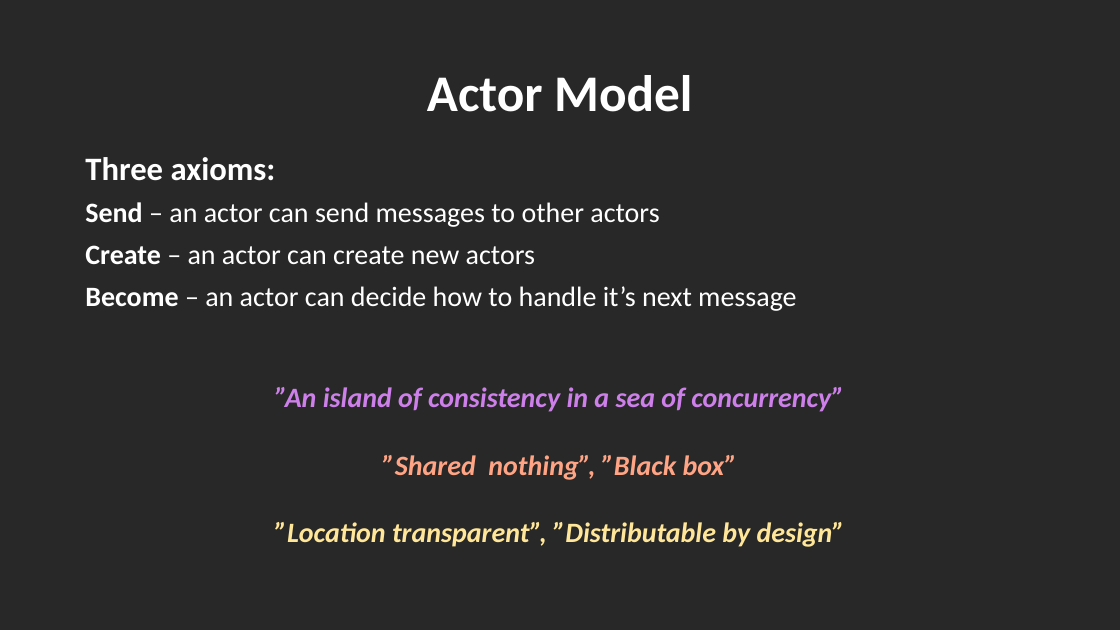
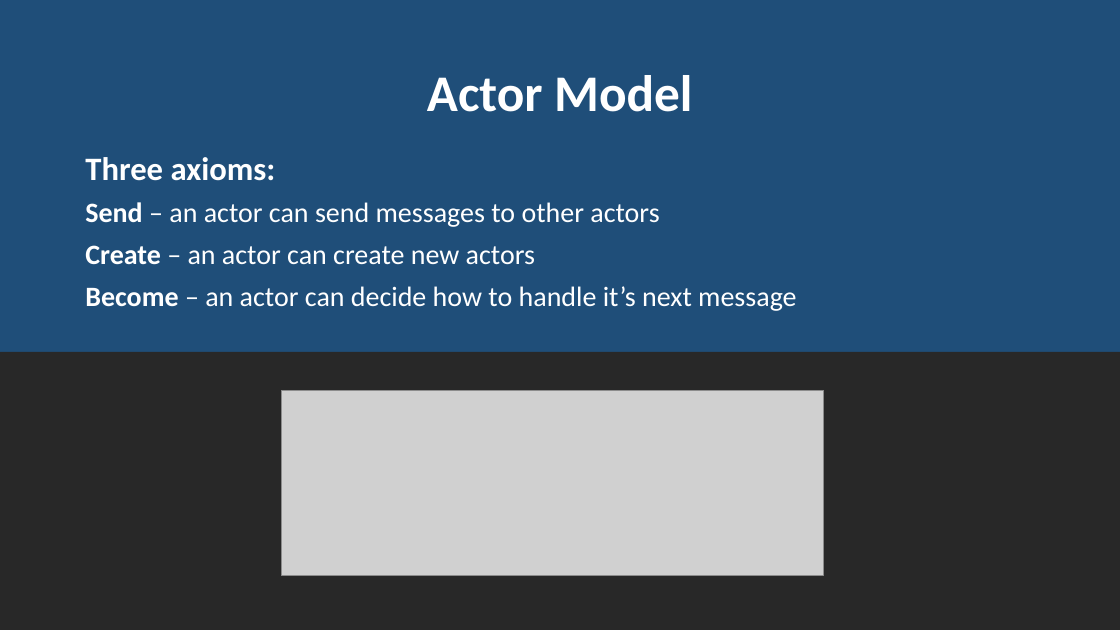
Before and after one commit to rogeralsing/Presentations, a slide deck: slide 5 of ProtoActor/QConSP/protoactor.pptx. Drawn at 1120x630 pixels with LibreOffice and Linux fonts; fonts in the diff are those of the drawing; grey boxes stand for pictures. Boxes give left, top, right and bottom in pixels: in the first picture for what was removed or moved away, otherwise in the second. Text is boxed around its words. In the diff, an @@ line names an element or a change of style, - is before the commit and + after.

```diff
--- a/ProtoActor/QConSP/protoactor.pptx
+++ b/ProtoActor/QConSP/protoactor.pptx
@@ background #282828 to #1F4E79 @@
@@ rectangle added at bbox=[0, 352, 1120, 630], fill #282828 @@
@@ text removed at bbox=[275, 387, 845, 547] @@
-”An island of consistency in a sea of concurrency”
-”Shared nothing”, ”Black box”
-”Location transparent”, ”Distributable by design”
@@ picture added at bbox=[281, 390, 823, 576] @@
```
Also in this commit, not shown: 6 other slides changed, 4 slides added, 12 slides removed.
